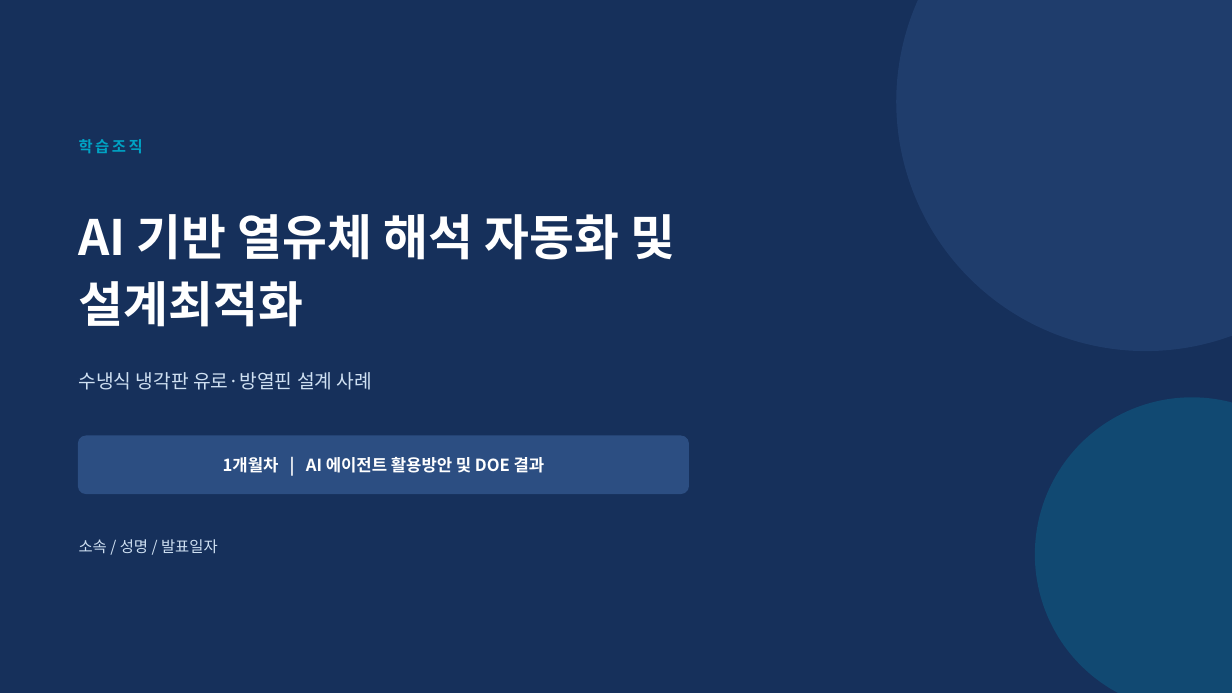
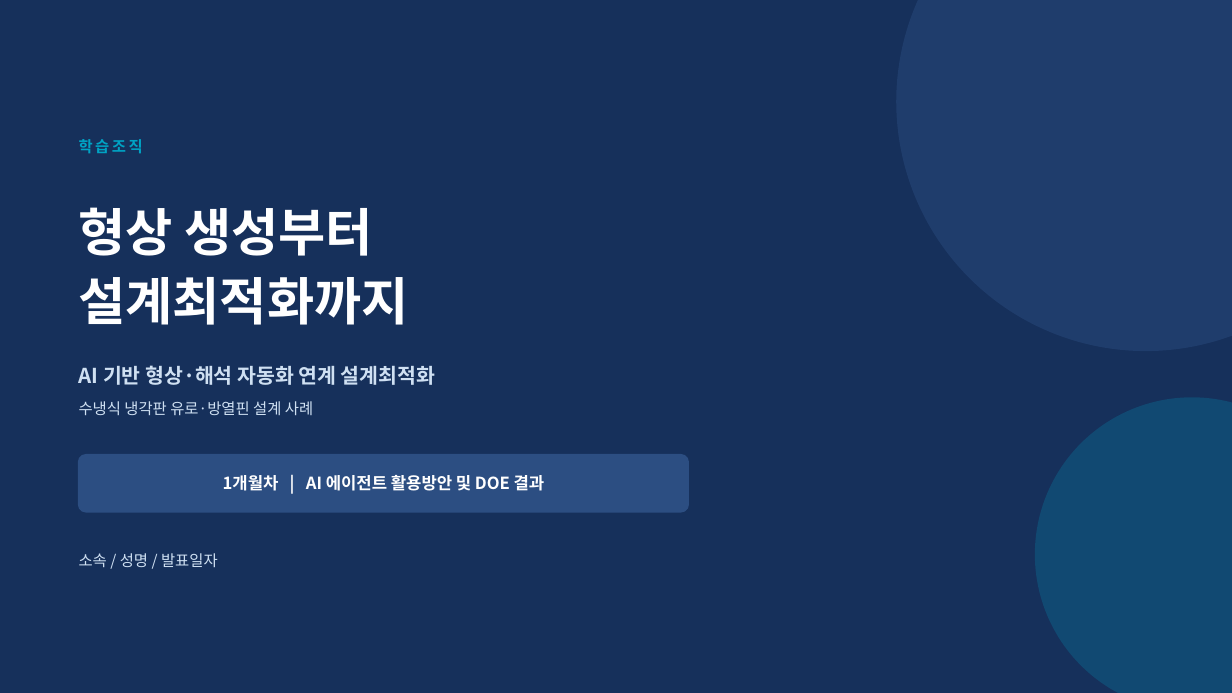
Before and after one commit to yjs9716/dddd, a slide deck: slide 1 of 1개월차_AI에이전트_활용방안_및_DOE결과.pptx. Drawn at 1232x693 pixels with LibreOffice and Linux fonts; fonts in the diff are those of the drawing. Boxes give left, top, right and bottom in pixels: in the first picture for what was removed or moved away, otherwise in the second. Text is boxed around its words. In the diff, an @@ line names an element or a change of style, - is before the commit and + after.

```diff
--- a/1개월차_AI에이전트_활용방안_및_DOE결과.pptx
+++ b/1개월차_AI에이전트_활용방안_및_DOE결과.pptx
@@ text at [79, 207, 409, 325]: text changed; size 38 to 40 pt @@
-AI 기반 열유체 해석 자동화 및
-설계최적화
+형상 생성부터
+설계최적화까지
@@ text added at [79, 365, 435, 385], 16 pt, text #CFE0F2, bold @@
+AI 기반 형상·해석 자동화 연계 설계최적화
@@ text "수냉식 냉각판 유로·방열핀 설계 사례": place and size @@
-text "수냉식 냉각판 유로·방열핀 설계 사례" at [79, 372, 372, 390]
+text "수냉식 냉각판 유로·방열핀 설계 사례" at [79, 401, 313, 415]
@@ text "수냉식 냉각판 유로·방열핀 설계 사례" at [79, 401, 313, 415]: size 15 to 12 pt @@
@@ text "1개월차 | AI 에이전트 활용방안 ...": place and size @@
-text "1개월차 | AI 에이전트 활용방안 ..." at [223, 457, 545, 473]
+text "1개월차 | AI 에이전트 활용방안 ..." at [223, 475, 545, 491]
@@ rounded rectangle: place and size @@
-rounded rectangle at [79, 436, 689, 494]
+rounded rectangle at [79, 455, 689, 512]
@@ text "소속 / 성명 / 발표일자": place and size @@
-text "소속 / 성명 / 발표일자" at [79, 539, 218, 553]
+text "소속 / 성명 / 발표일자" at [79, 553, 218, 567]
```
Also in this commit, not shown: 4 other slides changed, 3 slides added, 1 slide removed, 1 other file.
